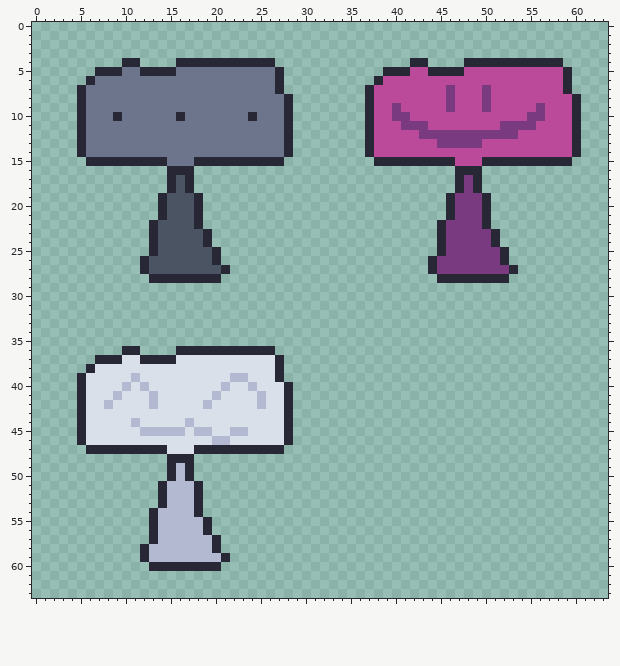
Two states of a pixel-art sprite, WeAllHaveDreams/Assets/ATOM/MapAssets/Structures/Signposts.png. Above, as it was before the edit.
The file is 64x64 pixels.
The result:
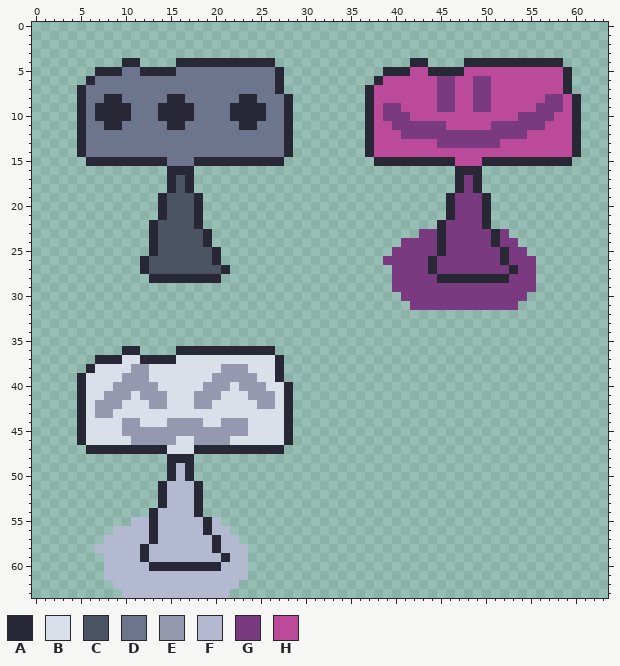
Palette (. is transparent): A #272736  B #dae0ea  C #4a5462  D #6d758d  E #9499af  F #b3b9d1  G #793a80  H #bc4a9b
Change:
The author changed colour D to colour A in row 8 at x 8 to 9, 15 to 16 and 23 to 24; in row 9 at x 7 to 10, 14 to 17 and 22 to 25; in row 10 at x 7 to 8, 10, 14 to 15, 17, 22 to 23 and 25; in row 11 at x 8 to 9, 15 to 16 and 23 to 24.
The author changed colour B to colour E in row 38 at x 11 to 12 and 21 to 23; in row 39 at x 10, 12, 20 to 21 and 24; in row 40 at x 9, 11, 13, 19 to 20, 23 and 25; in row 41 at x 8, 10, 12, 14, 18 to 19, 24 and 26; in row 42 at x 7, 9, 14, 18 and 26; in row 43 at x 7 to 8.
The author changed colour B to colour E in row 44 at x 10, 15 to 16, 18 and 21 to 23; in row 45 at x 10 to 11, 17 and 20 to 21; in row 46 at x 11 to 15 and 18 to 19.
The author changed colour F to colour E in row 39 at x 11 and 22 to 23; in row 40 at x 10, 12, 21 and 24; in row 41 at x 9, 13, 20 and 25; in row 42 at x 8, 13, 19 and 25; in row 44 at x 11 and 17; in row 45 at x 12 to 16, 18 to 19 and 22 to 23.
The author changed colour F to colour E in row 46 at x 20 to 21.
Colour F now appears in row 55 at x 11 to 12 and 20; in row 56 at x 9 to 12 and 20 to 21; in row 57 at x 8 to 12 and 21 to 22; in row 58 at x 7 to 11 and 21 to 23; in row 59 at x 8 to 11 and 22 to 23; in row 60 at x 8 to 12 and 21 to 23.
Colour F now appears in row 61 at x 8 to 23; in row 62 at x 9 to 22; in row 63 at x 10 to 21.
Colour G now appears in row 23 at x 43 to 44 and 52; in row 24 at x 41 to 44 and 52 to 53; in row 25 at x 40 to 44 and 53 to 54; in row 26 at x 39 to 43 and 53 to 55; in row 27 at x 40 to 43 and 54 to 55; in row 28 at x 40 to 44 and 53 to 55.
Colour G now appears in row 29 at x 40 to 55; in row 30 at x 41 to 54; in row 31 at x 42 to 53.
The author changed colour H to colour G in row 6 at x 45 to 46 and 49 to 50; in row 7 at x 45 and 49; in row 8 at x 45, 49 and 57 to 58; in row 9 at x 39, 45, 49 and 57 to 58; in row 10 at x 39, 54 and 57; in row 11 at x 40, 44 to 45, 51 and 56.
The author changed colour H to colour G in row 12 at x 41 to 42 and 54; in row 13 at x 50 to 51.
Where, in picture pixels (left, top, right, bottom), the same in both pictures:
changed: (383, 76, 563, 148)
changed: (95, 94, 194, 130)
changed: (230, 94, 266, 130)
added: (383, 229, 536, 310)
changed: (95, 364, 275, 445)
added: (95, 517, 248, 598)
